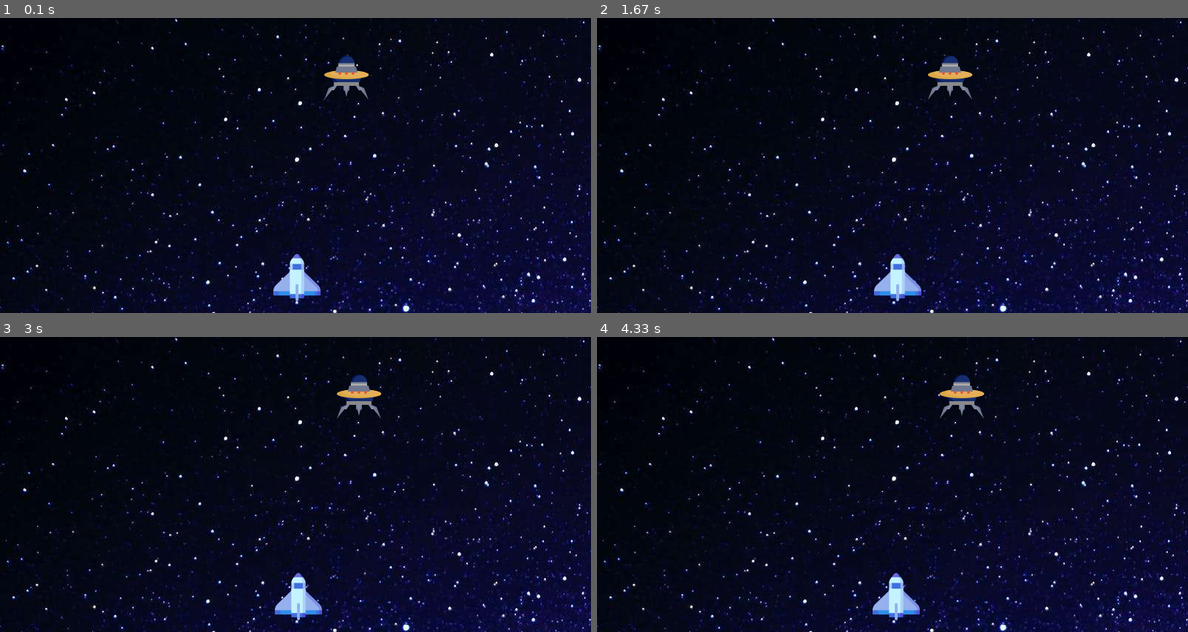
Above: before the commit, frames 1-4 (two rows, left to right).
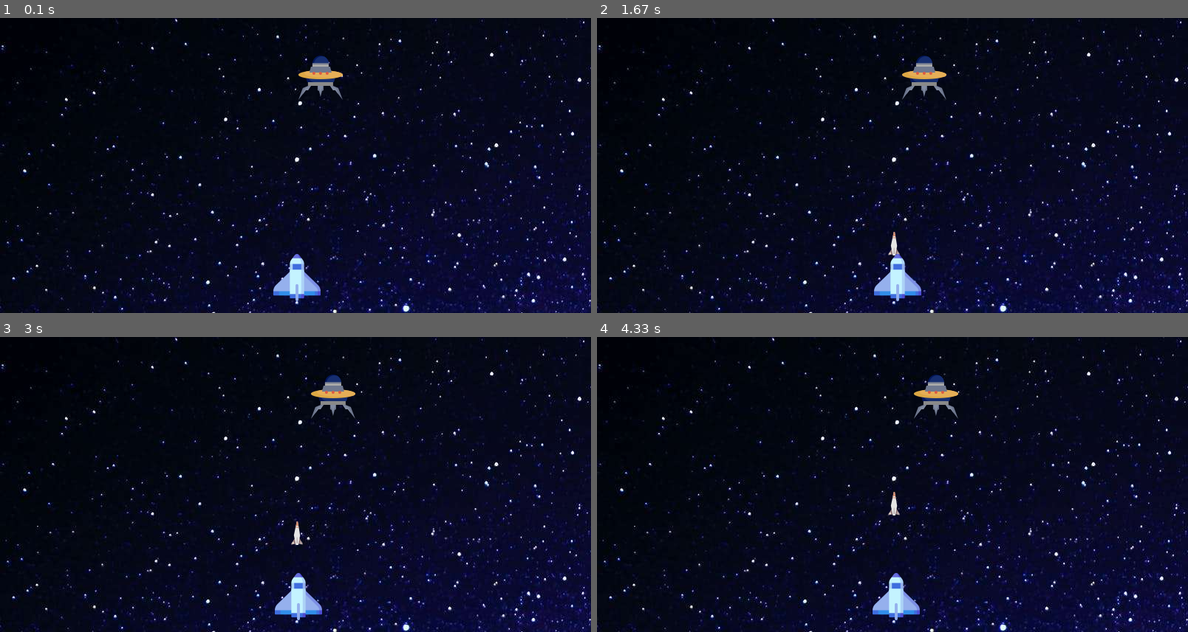
Above: after the commit, the same moments.

Repository: dropdeaddavi/space-invader-pygame
Game: pygame game, started from main.py
Two runs of this game, one before a commit and one after it. Both use one fixed random seed, a clock stepped at 60 frames per second and the inputs below.
Inputs:
- Up to frame 1 (0.1 s): no input
- Up to frame 2 (1.67 s): tap Space at 0.33, 0.73, 1.03, 1.23, 1.53 s; hold Right 0.67-1.13 s; hold Right 1.17-1.63 s
- Up to frame 3 (3 s): hold Left 1.67-2.2 s; tap Space at 1.73, 2.03, 2.3, 2.6, 2.73 s; hold Left 2.23-2.63 s; hold Right from 2.67 s (still down)
- Up to frame 4 (4.33 s): tap Space at 3.03, 3.4, 3.7, 3.9, 4.2 s; release Right at 3.3 s; hold Left 3.33-3.8 s; hold Right 3.83-4.3 s

The runs differ from the first frame. In frame 1, 0.9% of the frame differs, in the area x 50-63%, y 12-28%; in frame 2, 1.0%; in frame 3, 1.0%; in frame 4, 1.0%, in the area x 49-66%, y 12-61%.

Commit message:
Collision detection.

Diff:
--- a/main.py
+++ b/main.py
@@ -1,5 +1,6 @@
 import pygame
-import  random
+import random
+import math
 
 # initialize Pygame
 pygame.init()
@@ -26,10 +27,19 @@
 # Enemy 1
 
 Enemy_1_Image = pygame.image.load("EnemyAlien.png")
-Enemy_1_X = random.randint(0, 800)
+Enemy_1_X = random.randint(0, 735)
 Enemy_1_Y = random.randint(15, 100)
 Enemy_1_Xchange = 0.1
-Enemy_1_Ychange = 40
+Enemy_1_Ychange = 25
+
+# Bullet
+
+BulletImage = pygame.image.load("missile.png")
+BulletX = 0
+BulletY = 320
+BulletXchange = 0
+BulletYchange = .5
+BulletState = "ready"
 
 # Background
 
@@ -39,8 +49,23 @@
 def Player(x, y):
     screen.blit(PlayerImage, (x, y))
 
+
 def Enemy(x, y):
     screen.blit(Enemy_1_Image, (x, y))
+
+
+def Fire_Bullet(x, y):
+    global BulletState
+    BulletState = "fire"
+    screen.blit(BulletImage, (x + 16, y + 10))
+
+
+def isCollision(Enemy_1_X, BulletX, Enemy_1_Y, BulletY):
+    distance = math.sqrt(math.pow(Enemy_1_X - BulletX, 2) + math.pow(Enemy_1_Y - BulletY, 2))
+    if distance < 27:
+        return True
+    else:
+        return False
 
 
 # Game Loop
@@ -60,6 +85,12 @@
                 Xchange = -.1
             if event.key == pygame.K_RIGHT:
                 Xchange = .1
+
+            # Firing the bullet
+            if event.key == pygame.K_SPACE:
+                if BulletState == "ready":
+                    BulletX = PlayerX
+                    Fire_Bullet(BulletX, BulletY)
 
         if event.type == pygame.KEYUP:
             if event.key == pygame.K_LEFT or event.key == pygame.K_RIGHT:
@@ -85,6 +116,23 @@
     elif PlayerX >= 736:
         PlayerX = 736
 
+    # Bullet Movement
+    if BulletY <= 0:
+        BulletY = 320
+        BulletState = "ready"
+
+    if BulletState == "fire":
+        Fire_Bullet(BulletX, BulletY)
+        BulletY -= BulletYchange
+
+    # Collision Detection
+    collision = isCollision(Enemy_1_X, BulletX, Enemy_1_Y, BulletY)
+    if collision:
+        BulletY = 320
+        BulletState = "ready"
+        Enemy_1_X = random.randint(0, 735)
+        Enemy_1_Y = random.randint(15, 100)
+
     Enemy(Enemy_1_X, Enemy_1_Y)
     Player(PlayerX, PlayerY)
     pygame.display.update()
Binary file added: missile.png
